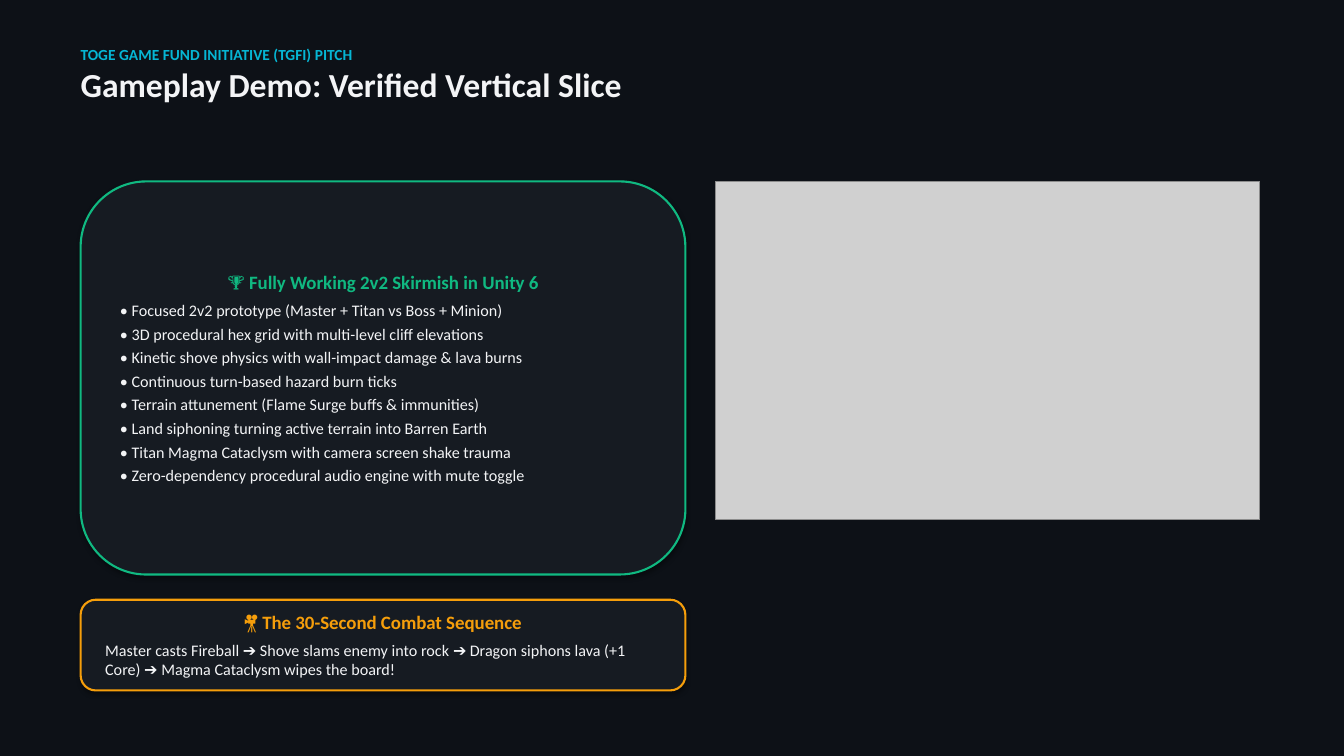
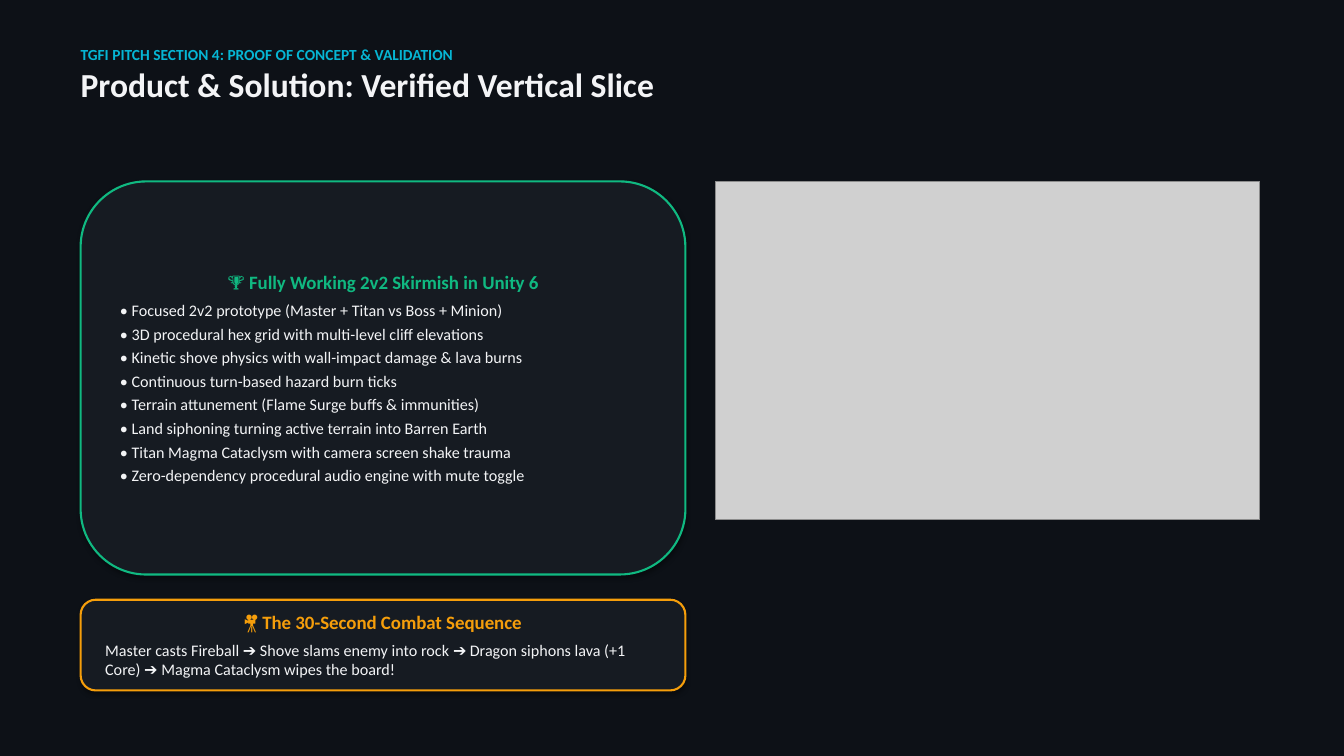
Before and after one commit to HackerMan998/ElementalHexTactics3D, a slide deck: slide 7 of ElementalHexTactics_PitchDeck.pptx (slide 4 before the commit). Drawn at 1344x756 pixels with LibreOffice and Linux fonts; fonts in the diff are those of the drawing; grey boxes stand for pictures. Boxes give left, top, right and bottom in pixels: in the first picture for what was removed or moved away, otherwise in the second. Text is boxed around its words. In the diff, an @@ line names an element or a change of style, - is before the commit and + after.

Commit message:
feat: align PPTX pitch deck with official Toge Productions TGFI template structure

```diff
--- a/ElementalHexTactics_PitchDeck.pptx
+++ b/ElementalHexTactics_PitchDeck.pptx
@@ text at (81,50,654,98): text changed; size 24 to 11 pt; text colour #F3F4F6 to #06B6D4 @@
-TOGE GAME FUND INITIATIVE (TGFI) PITCH
-Gameplay Demo: Verified Vertical Slice
+TGFI PITCH SECTION 4: PROOF OF CONCEPT & VALIDATION
+Product & Solution: Verified Vertical Slice
```
Also in this commit, not shown: 8 other slides changed, 1 slide added, 1 slide removed, 1 other file.
